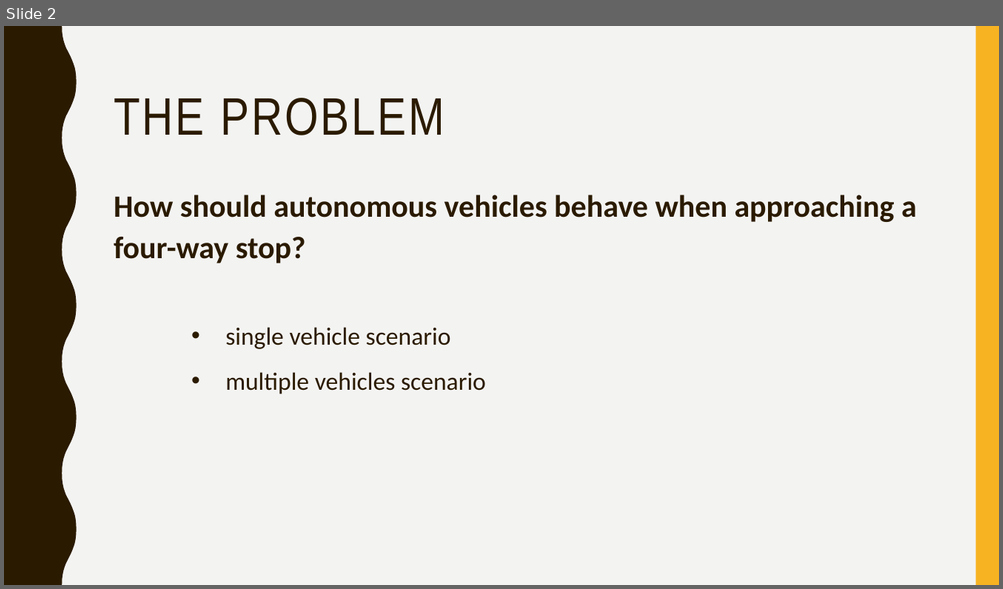
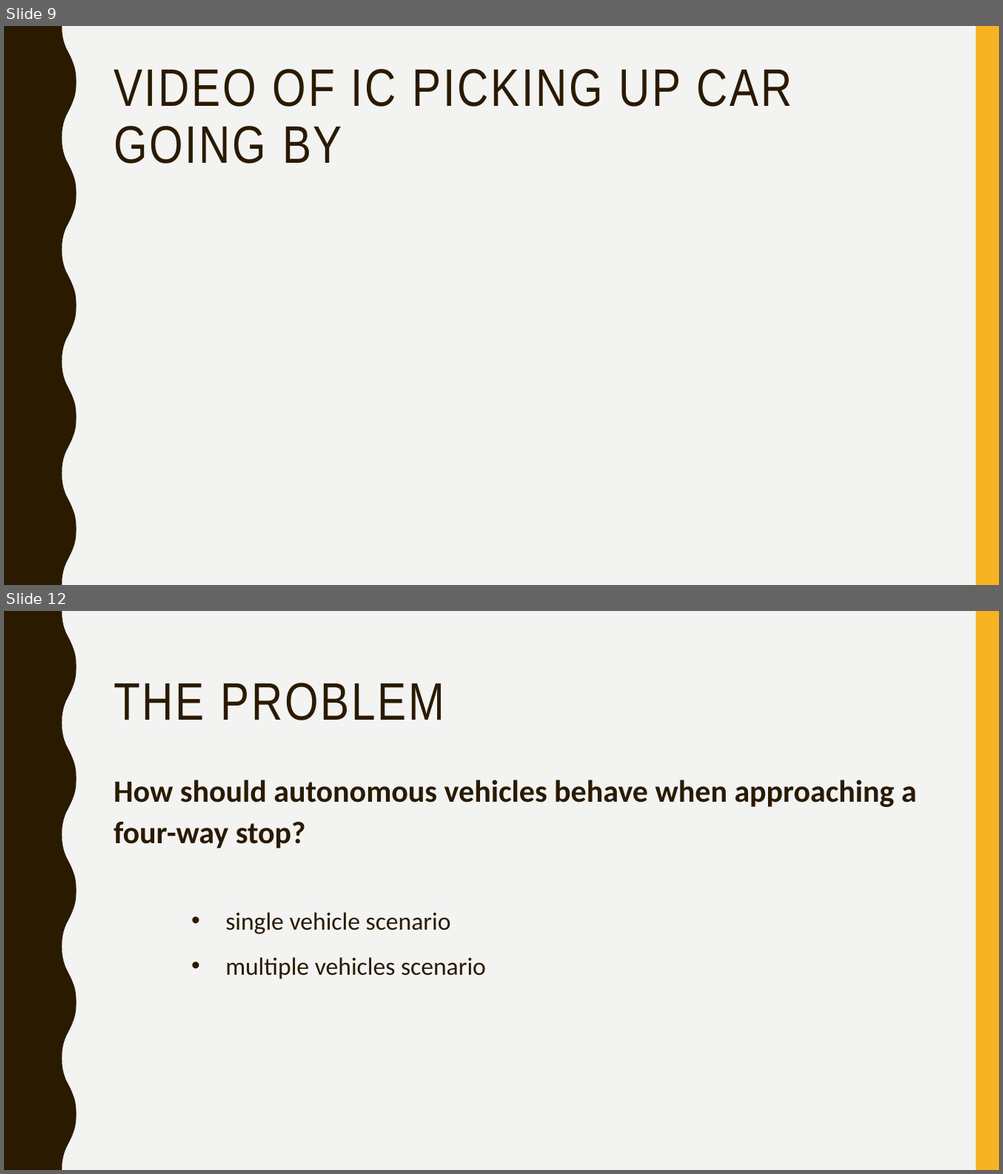
Before and after one commit to jean-lucas/vic, a slide deck: Presentation/Vehicle Intersection Control Presentation.pptx. Shown one above the other, each under a label of ours: slide 2 before the commit, slides 9 and 12 after it; the slides between them are not shown. The pictures are 1003x589 and 1003x1174 pixels, drawn with LibreOffice and Linux fonts; fonts in the diff are those of the drawing. Boxes give left, top, right and bottom in pixels: in the first picture for what was removed or moved away, otherwise in the second. Text is boxed around its words. In the diff, an @@ line names an element or a change of style, - is before the commit and + after.

```diff
--- a/Presentation/Vehicle Intersection Control Presentation.pptx
+++ b/Presentation/Vehicle Intersection Control Presentation.pptx
@@ slide 9 added at bbox=[4, 26, 999, 585], background #F3F3F2; not listed: 2 template elements that a slide beside it also shows @@
@@ title added at bbox=[114, 69, 791, 164], 51 pt, text #2A1A00 @@
+VIDEO OF IC PICKING UP CAR GOING BY
@@ what was slide 2 is now slide 12 @@
```
Also in this commit, not shown: 10 other slides added, 1 slide removed.
